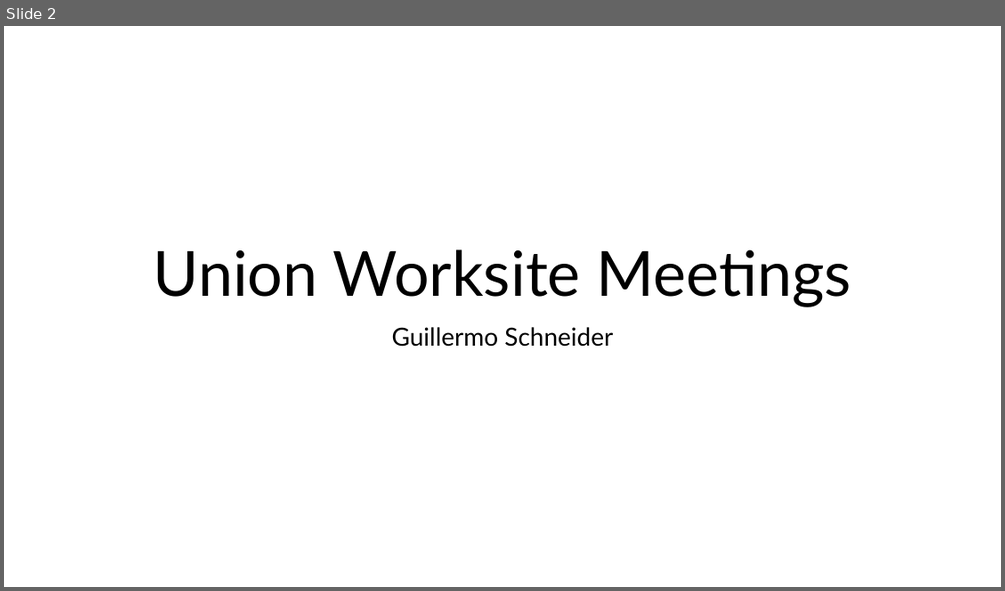
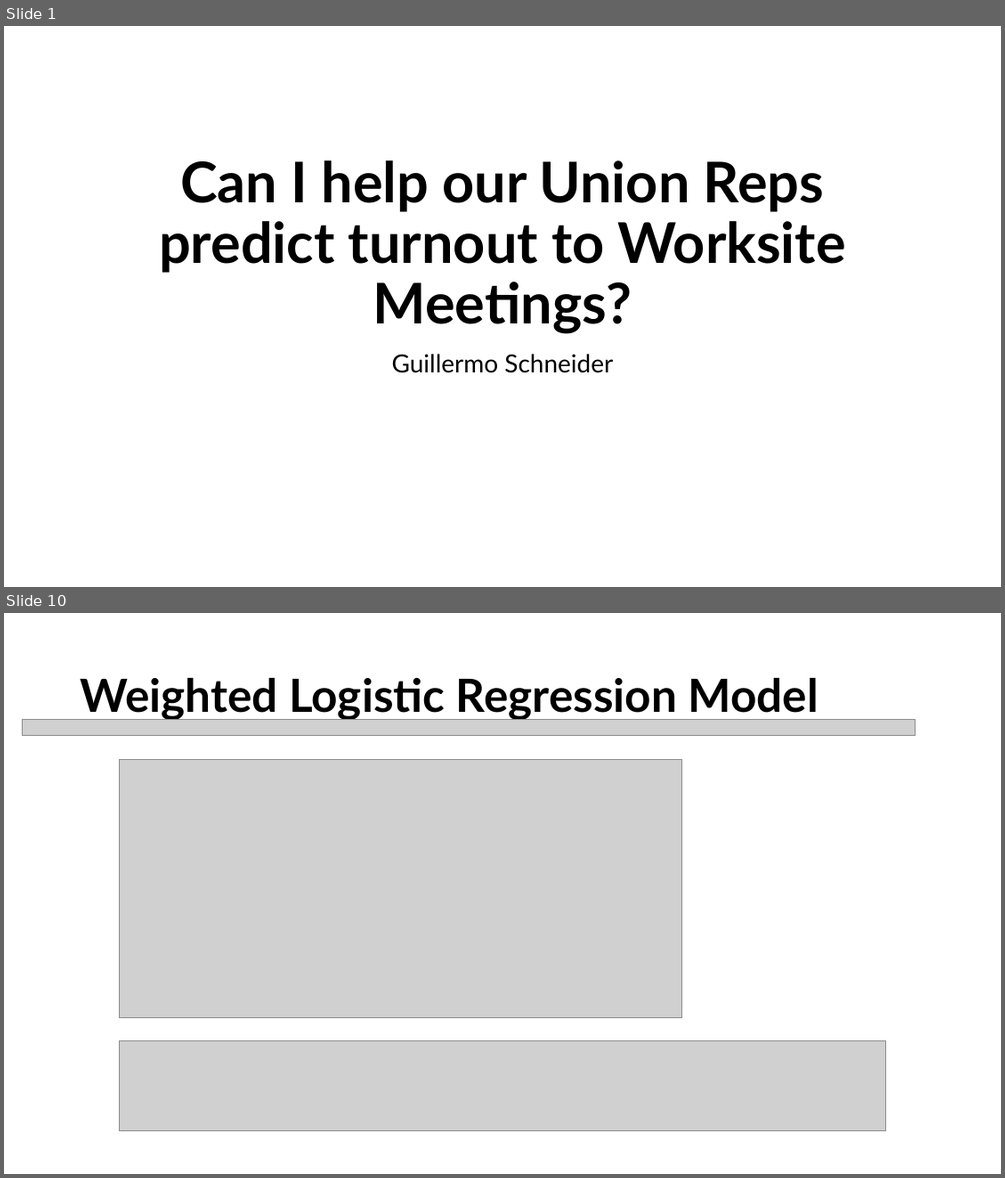
Before and after one commit to GuillermoCharlesSchneider/DATA-606, a slide deck: Project/FinalProjectPresentation.pptx. Shown one above the other, each under a label of ours: slide 2 before the commit, slides 1 and 10 after it; the slides between them are not shown. The pictures are 1005x591 and 1005x1178 pixels, drawn with LibreOffice and Linux fonts; fonts in the diff are those of the drawing; grey boxes stand for pictures. Boxes give left, top, right and bottom in pixels: in the first picture for what was removed or moved away, otherwise in the second. Text is boxed around its words. In the diff, an @@ line names an element or a change of style, - is before the commit and + after.

```diff
--- a/Project/FinalProjectPresentation.pptx
+++ b/Project/FinalProjectPresentation.pptx
@@ slide 10 added at (4, 613, 1001, 1174), background #FFFFFF @@
@@ title added at (80, 678, 817, 720), 44 pt, text #000000, bold @@
+Weighted Logistic Regression Model
@@ picture added at (22, 719, 915, 736) @@
@@ picture added at (119, 759, 681, 1018) @@
@@ picture added at (119, 1041, 886, 1131) @@
@@ what was slide 2 is now slide 1 @@
@@ slide 1 changed as well @@
@@ title at (159, 160, 846, 334): text changed; size 60 to 54 pt; bold on @@
-Union Worksite Meetings
+Can I help our Union Reps predict turnout to Worksite Meetings?
@@ subtitle "Guillermo Schneider": place and size @@
-subtitle "Guillermo Schneider" at (392, 327, 613, 346)
+subtitle "Guillermo Schneider" at (392, 354, 613, 373)
```
Also in this commit, not shown: 12 other slides added, 6 slides removed, 4 other files.
